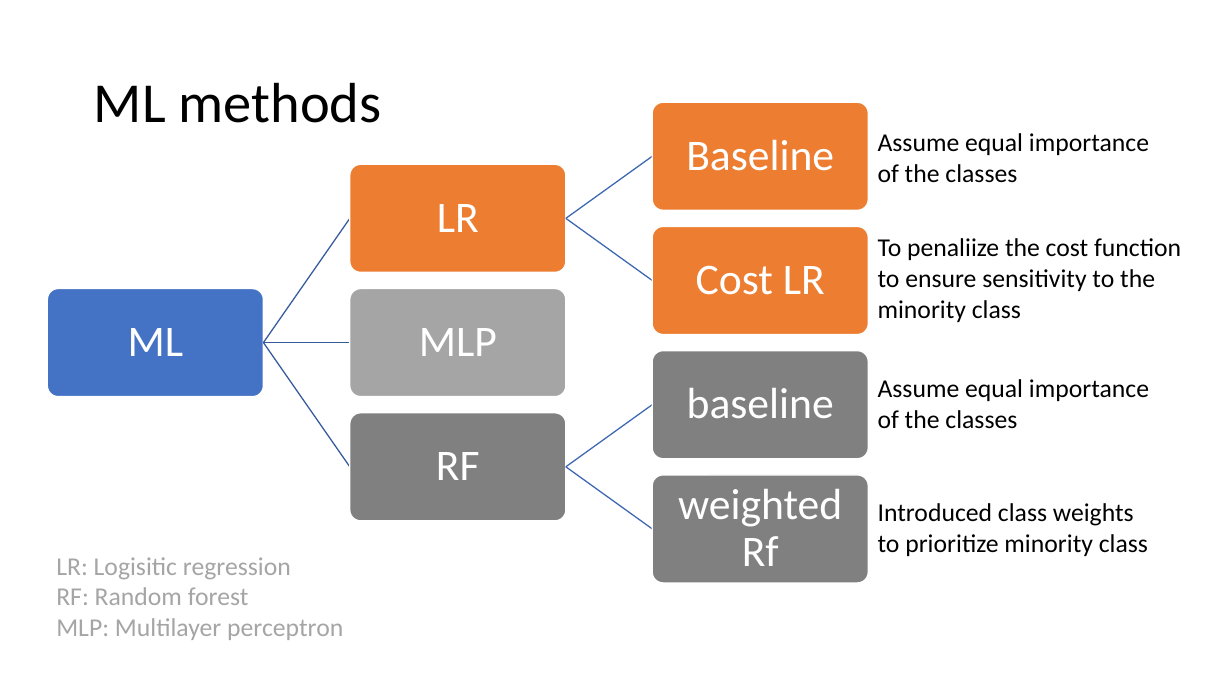
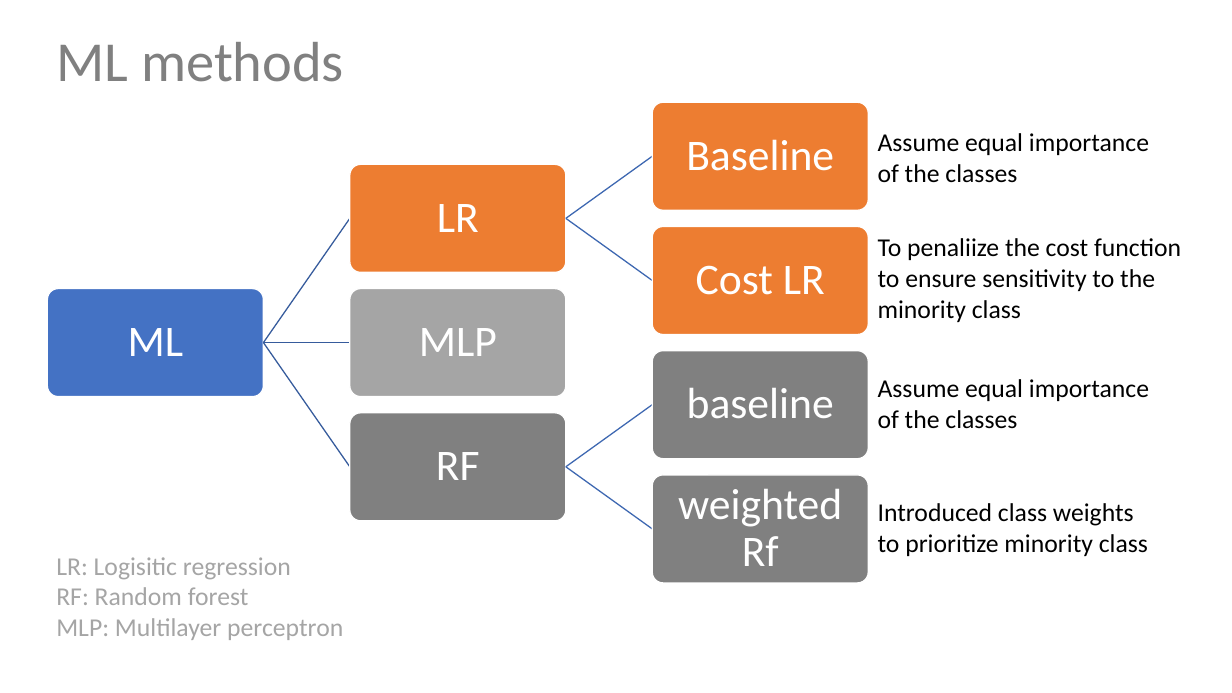
Before and after one commit to aadinoyiibrahim/income, a slide deck: slide 8 of slide/abdul_presentation.pptx (slide 7 before the commit). Drawn at 1232x693 pixels with LibreOffice and Linux fonts; fonts in the diff are those of the drawing. Boxes give left, top, right and bottom in pixels: in the first picture for what was removed or moved away, otherwise in the second. Text is boxed around its words. In the diff, an @@ line names an element or a change of style, - is before the commit and + after.

```diff
--- a/slide/abdul_presentation.pptx
+++ b/slide/abdul_presentation.pptx
@@ title "ML methods": place and size @@
-title "ML methods" at <box>94,82,382,123</box>
+title "ML methods" at <box>56,42,344,82</box>
@@ title "ML methods" at <box>56,42,344,82</box>: text colour #000000 to #808080 @@
```
Also in this commit, not shown: 6 other slides changed, 4 slides added, 3 slides removed, 7 other files.
